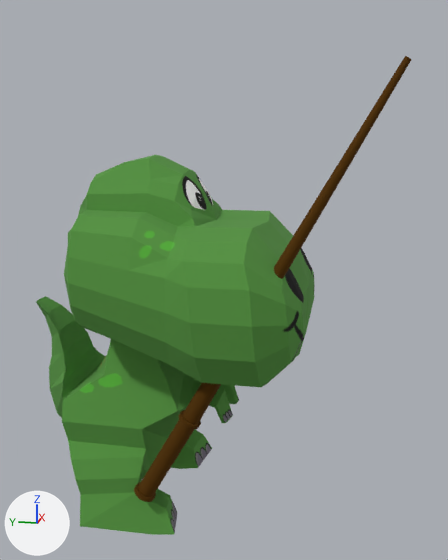
The Blender file gfx_src/3D_models/trex.blend, before and after one commit.
Rendered twice from a 50 mm camera at (-2.56, -0.88, 1.66) aimed at (0.02, -0.36, 1.02). Arrows for +X, +Y and +Z are at lower left; the lights stay in place.

In view in the first picture: 'FishingRot', 'Trex'.
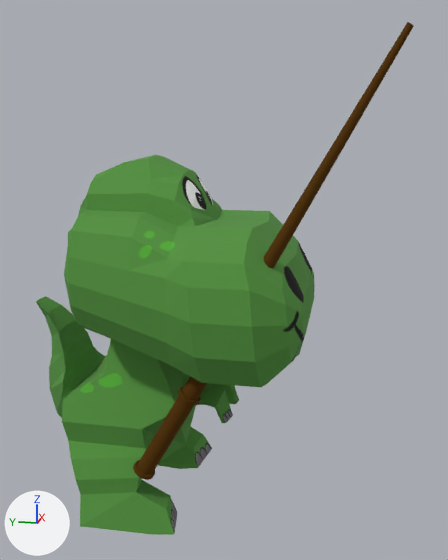
Commit message: Change to robot + correction on fishing + Fishing rot

Where the change shows, as pixel boxes (x1, y1, x2, y2) in the pictures (448 x 560 px):
'FishingRot', moved
    before: (134, 56, 412, 502)
    after: (133, 22, 414, 480)

The edits, one by one:
Object 'FishingRot.001' (ob_fishingrot_001) moves from (-0.361, -0.201, 0.367) to (-0.361, -0.201, 0.47).
